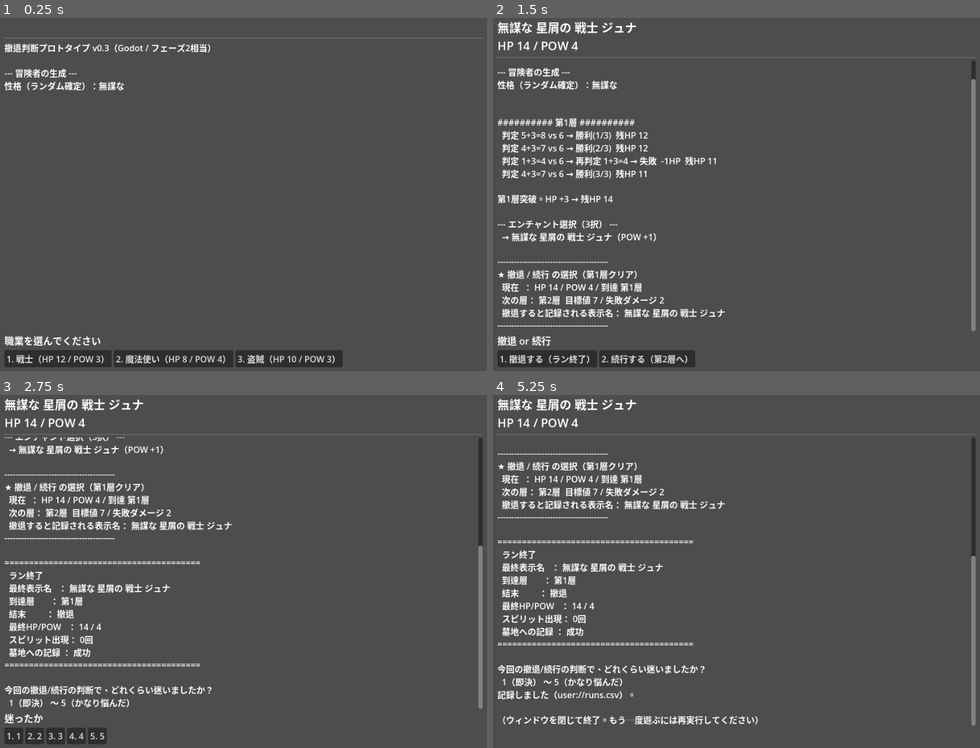
Above: before the commit, frames 1-4 (two rows, left to right).
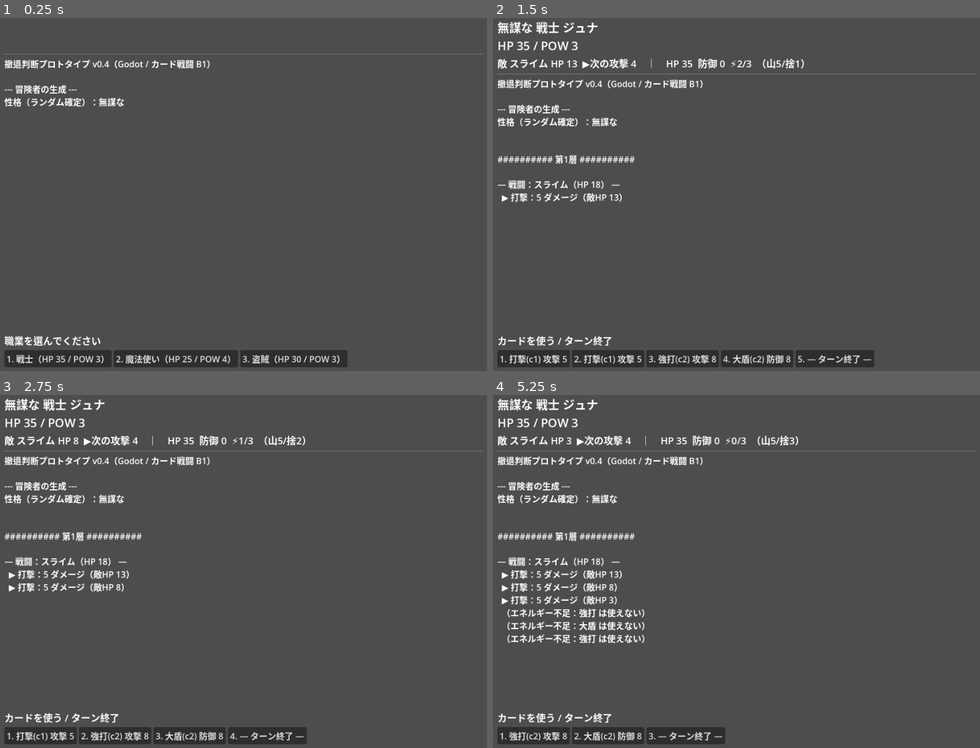
Above: after the commit, the same moments.

Repository: bakery48/rogue-lite
Game: Godot game, scene res://Main.tscn
Two runs of this game, one before a commit and one after it. Both use one fixed random seed, a clock stepped at 60 frames per second and the inputs below.
Inputs (mouse positions are in pixels of both pictures, inside the frame that each line leads up to):
- Up to frame 1 (0.25 s): no input
- Up to frame 2 (1.5 s): click (551, 356) at 0.5 s, where only the run before the commit has a clickable "1. 戦士（HP 12 / POW 3）"; click (541, 356) at 1.25 s, where only the run before the commit has a clickable "1. 星屑の（POW +1）"
- Up to frame 3 (2.75 s): click (38, 733) at 2 s, where only the run after the commit has a clickable "1. 打撃(c1) 攻撃 5"
- Up to frame 4 (5.25 s): click (507, 737) at 2.75 s, where only the run before the commit has a clickable "1. 1"; click (531, 733) at 3.5 s, where only the run after the commit has a clickable "1. 強打(c2) 攻撃 8"; click (609, 733) at 4.25 s, where only the run after the commit has a clickable "2. 大盾(c2) 防御 8"; click (531, 733) at 5 s, where only the run after the commit has a clickable "1. 強打(c2) 攻撃 8"

The runs differ from the first frame. In frame 1, 2.7% of the frame differs, in the area x 0-100%, y 5-99%; in frame 2, 10%; in frame 3, 11%; in frame 4, 12%, in the area x 0-100%, y 1-99%.

Commit message:
戦闘B1: Godot本編の戦闘をカード制に置き換え
- config.gd: カード/初期デッキ/エネルギー/手札/層ごとの敵を追加、HPをカード用に調整。
  ダイス時代の定数(LAYERS/DICE_SIDES/BATTLES_PER_LAYER)は撤去
- main.gd: resolve_layer をカード戦闘に全面置換
  - 毎ターン 手札5/エネルギー3、山札→捨札→再シャッフル
  - 攻撃(POW+値)/防御/ドロー、防御で被弾軽減しターンでリセット
  - 敵はHP＋攻撃予告(ターン巡回)。敵撃破で層突破、HP0で全滅
  - 戦闘状態を画面上部に常時表示(combat_label)
  - 撤退画面は次の層の「敵HP/最大攻撃」を提示
- 層/撤退/墓地/CSV/エンチャント/スピリットは従来どおり接続
- Godot 4.3 headless で全パス(戦闘/撤退/全滅/記録)を確認

分岐マップ・パッシブ・職業別デッキ・スピリットのカード化はB2以降。

Co-Authored-By: Claude Opus 4.8 <noreply@anthropic.com>
Claude-Session: https://claude.ai/code/session_0147rnBqQBugQv7SX3oL6rSs

Diff:
--- a/godot/config.gd
+++ b/godot/config.gd
@@ -1,56 +1,70 @@
 # 数値・定義の集約ファイル（Godot版）。
 #
-# Python版 config.py と同じ内容。バランス調整はこのファイルだけを編集する。
-# 性格・エンチャント・職業・人名は、配列に1行足すだけで追加できる。
+# バランス調整はこのファイルだけを編集する。
+# 性格・エンチャント・職業・カード・敵は、配列/辞書に1行足すだけで追加できる。
 extends RefCounted
 
 # ---- 基本パラメータ ----
-const INITIAL_HP := 10            # 冒険者の基準HP
-const INITIAL_POW := 3            # 冒険者の基準POW
+const INITIAL_HP := 30            # 冒険者の基準HP（カード戦闘用に大きめ）
+const INITIAL_POW := 3            # 冒険者の基準POW（攻撃カードの基礎値）
 
-const BATTLES_PER_LAYER := 3      # 各層で必要な勝利数
-const HP_RECOVER_PER_LAYER := 3   # 層クリアごとのHP回復量
+const HP_RECOVER_PER_LAYER := 5   # 層クリアごとのHP回復量
 const MAX_LAYER := 5              # 最終層。ここをクリアするとラン終了
 
-const DICE_SIDES := 6             # 戦闘判定に使うダイスの面数(1d6)
+# ---- カード戦闘 ----
+const ENERGY_PER_TURN := 3        # 毎ターンのエネルギー
+const HAND_SIZE := 5              # 毎ターン引く手札の枚数
 
-const DEFAULT_ENCHANT_CHOICES := 3  # エンチャント選択肢数の既定値
+# カード定義。
+#   type "attack" … ダメージ = POW + value
+#   type "block"  … 防御 = value
+#   type "draw"   … value 枚引く
+const CARDS := {
+	"打撃": {"cost": 1, "type": "attack", "value": 2},
+	"強打": {"cost": 2, "type": "attack", "value": 5},
+	"守り": {"cost": 1, "type": "block",  "value": 4},
+	"大盾": {"cost": 2, "type": "block",  "value": 8},
+	"疾風": {"cost": 0, "type": "draw",   "value": 1},
+}
+
+# 初期デッキ（B1では職業共通の汎用デッキ。職業別はB4で）
+const STARTING_DECK := [
+	"打撃", "打撃", "打撃", "打撃",
+	"強打",
+	"守り", "守り", "守り",
+	"大盾",
+	"疾風",
+]
+
+# 層ごとの敵。hp と attacks（毎ターンの攻撃をターン順に巡回）。
+const LAYER_ENEMIES := {
+	1: {"name": "スライム",   "hp": 18, "attacks": [4, 5, 4]},
+	2: {"name": "ゴブリン",   "hp": 26, "attacks": [5, 6, 5, 8]},
+	3: {"name": "オーガ",     "hp": 34, "attacks": [6, 8, 6, 10]},
+	4: {"name": "ワイバーン", "hp": 46, "attacks": [8, 9, 11, 9]},
+	5: {"name": "層の主",     "hp": 60, "attacks": [9, 11, 13, 11, 16]},
+}
 
 # ---- スピリット（墓地の再出現） ----
 const SPIRIT_APPEAR_RATE := 0.40  # その層の墓地から1体選び、出現する確率
-const SPIRIT_POW_BONUS := 1       # 出現時のPOW上昇（そのラン中永続）
+const SPIRIT_POW_BONUS := 1       # 出現時のPOW上昇（そのラン中永続。B5でカード化予定）
 
 # ---- 永続化ファイル（user:// 以下に保存） ----
-const GRAVEYARD_FILE := "graveyard.json"  # 墓地（層ごとにスピリットを保持）
-const RUNS_CSV_FILE := "runs.csv"         # 1ラン1行の記録
-
-# ---- 層ごとの数値 ----
-# キーは層番号(1始まり)。target=目標値, fail_damage=失敗時ダメージ。
-const LAYERS := {
-	1: {"target": 6,  "fail_damage": 1},
-	2: {"target": 7,  "fail_damage": 2},
-	3: {"target": 9,  "fail_damage": 3},
-	4: {"target": 10, "fail_damage": 4},
-	5: {"target": 12, "fail_damage": 5},
-}
+const GRAVEYARD_FILE := "graveyard.json"
+const RUNS_CSV_FILE := "runs.csv"
 
 # ---- 職業 ----
-# 基準HP/POWからの配分差(mod)だけを持つ。1行足せば追加できる。
+# 基準HP/POWからの配分差(mod)。職業別デッキ/能力はB4で追加予定。
 const JOBS := [
-	{"name": "戦士",     "hp_mod": 2,  "pow_mod": 0},   # HP12 / POW3
-	{"name": "魔法使い", "hp_mod": -2, "pow_mod": 1},   # HP8  / POW4
-	{"name": "盗賊",     "hp_mod": 0,  "pow_mod": 0},   # HP10 / POW3
+	{"name": "戦士",     "hp_mod": 5,  "pow_mod": 0},   # HP35 / POW3
+	{"name": "魔法使い", "hp_mod": -5, "pow_mod": 1},   # HP25 / POW4
+	{"name": "盗賊",     "hp_mod": 0,  "pow_mod": 0},   # HP30 / POW3
 ]
 
 # ---- 性格 ----
-# 必ずメリット/デメリットを対で持たせる。1行足せば追加できる。
-#   name                  : 表示上の形容詞
-#   hp_bonus / pow_bonus  : 初期HP/POW補正
-#   enchant_choices       : エンチャント選択肢数
-#   pow_gain_interval     : POW上昇の間隔(層)。2なら「2層に1回」だけ上がる
-#   fail_damage_bonus     : 戦闘失敗時ダメージへの補正
-#   reroll_on_fail        : 失敗しても1回だけ再判定するか
-#   retreat_needs_half_hp : 撤退記録にHP半分以上が必要か
+# メリット/デメリットを対で持たせる。
+#   ※ fail_damage_bonus / reroll_on_fail はダイス時代の名残で、カード戦闘では現在未使用。
+#     カード用の効果はB以降で貼り替える。
 const PERSONALITIES := [
 	{"name": "シャイな",       "hp_bonus": 0, "pow_bonus": 1,
 	 "enchant_choices": 2, "pow_gain_interval": 1,
@@ -60,7 +74,7 @@
 	 "enchant_choices": 4, "pow_gain_interval": 1,
 	 "fail_damage_bonus": 1, "reroll_on_fail": false,
 	 "retreat_needs_half_hp": false},
-	{"name": "慎重な",         "hp_bonus": 3, "pow_bonus": 0,
+	{"name": "慎重な",         "hp_bonus": 8, "pow_bonus": 0,
 	 "enchant_choices": 3, "pow_gain_interval": 2,
 	 "fail_damage_bonus": 0, "reroll_on_fail": false,
 	 "retreat_needs_half_hp": false},
@@ -71,7 +85,7 @@
 ]
 
 # ---- エンチャント ----
-# 形容詞の付け替え(改名の手触り)を見るのが目的。効果は全てPOW +1。
+# 形容詞の付け替え(改名)を見るのが目的。今はPOW +1。B3でパッシブ効果に発展。
 const ENCHANTMENTS := [
 	{"adjective": "火炎の", "pow": 1},
 	{"adjective": "静寂の", "pow": 1},
--- a/godot/main.gd
+++ b/godot/main.gd
@@ -14,6 +14,7 @@
 
 # --- UI ノード ---
 var header_label: Label
+var combat_label: Label
 var log_label: RichTextLabel
 var prompt_label: Label
 var choice_box: HBoxContainer
@@ -39,7 +40,7 @@
 
 	graveyard = _load_graveyard()
 
-	log_line("撤退判断プロトタイプ v0.3（Godot / フェーズ2相当）")
+	log_line("撤退判断プロトタイプ v0.4（Godot / カード戦闘 B1）")
 	await run_game()
 
 
@@ -63,6 +64,11 @@
 	header_label = Label.new()
 	header_label.add_theme_font_size_override("font_size", 22)
 	vbox.add_child(header_label)
+
+	# 戦闘中の敵/自分の状態（戦闘外では空）
+	combat_label = Label.new()
+	combat_label.add_theme_font_size_override("font_size", 18)
+	vbox.add_child(combat_label)
 
 	vbox.add_child(HSeparator.new())
 
@@ -144,45 +150,122 @@
 		"hp": max_hp,
 		"max_hp": max_hp,
 		"pow": Cfg.INITIAL_POW + job.pow_mod + personality.pow_bonus,
+		"deck": Cfg.STARTING_DECK.duplicate(),  # ランを通して持つデッキ（B1は職業共通）
 	}
 
 
 # ---------------------------------------------------------------------------
-# 戦闘解決
+# 戦闘解決（カード制）
 # ---------------------------------------------------------------------------
 
 func resolve_layer(adv: Dictionary, layer_num: int) -> bool:
-	# 戻り値: 全滅したら false、層を突破したら true。
-	var layer = Cfg.LAYERS[layer_num]
-	var target = layer.target
-	var fail_damage = layer.fail_damage + adv.personality.fail_damage_bonus
-	var reroll = adv.personality.reroll_on_fail
-
-	var wins := 0
-	while wins < Cfg.BATTLES_PER_LAYER:
-		var roll = randi_range(1, Cfg.DICE_SIDES)
-		var total = roll + adv.pow
-		var detail = "判定 %d+%d=%d vs %d" % [roll, adv.pow, total, target]
-		var success = total >= target
-
-		# 無謀な：失敗しても1回だけ再判定
-		if not success and reroll:
-			var r2 = randi_range(1, Cfg.DICE_SIDES)
-			var t2 = r2 + adv.pow
-			detail += " → 再判定 %d+%d=%d" % [r2, adv.pow, t2]
-			if t2 >= target:
-				success = true
-
-		if success:
-			wins += 1
-			log_line("  %s → 勝利(%d/%d)  残HP %d" % [
-				detail, wins, Cfg.BATTLES_PER_LAYER, adv.hp])
-		else:
-			adv.hp -= fail_damage
-			log_line("  %s → 失敗  -%dHP  残HP %d" % [detail, fail_damage, adv.hp])
-			if adv.hp <= 0:
-				return false
-	return true
+	# 1層＝1戦闘（B1）。戻り値: 全滅したら false、敵を倒したら true。
+	var edef = Cfg.LAYER_ENEMIES[layer_num]
+	var enemy = {"name": edef.name, "hp": edef.hp, "attacks": edef.attacks, "turn": 0}
+
+	# 戦闘中だけ使う一時状態
+	var draw_pile: Array = adv.deck.duplicate()
+	draw_pile.shuffle()
+	var hand: Array = []
+	var discard: Array = []
+	var block := 0
+	var energy := 0
+
+	log_line("\n― 戦闘：%s（HP %d） ―" % [enemy.name, enemy.hp])
+
+	while true:
+		# ターン開始：防御リセット、エネルギー回復、手札を引く
+		block = 0
+		energy = Cfg.ENERGY_PER_TURN
+		_draw_cards(draw_pile, hand, discard, Cfg.HAND_SIZE - hand.size())
+
+		# プレイヤーのターン
+		while true:
+			_update_combat_status(adv, enemy, block, energy, draw_pile, discard)
+			var labels := []
+			for card_name in hand:
+				labels.append(_card_label(adv, card_name))
+			labels.append("― ターン終了 ―")
+			var idx = await present_choices("カードを使う / ターン終了", labels)
+
+			if idx == hand.size():
+				break  # ターン終了
+
+			var cn: String = hand[idx]
+			var c = Cfg.CARDS[cn]
+			if c.cost > energy:
+				log_line("  （エネルギー不足：%s は使えない）" % cn)
+				continue
+			energy -= c.cost
+			hand.remove_at(idx)
+			match c.type:
+				"attack":
+					var dmg = adv.pow + c.value
+					enemy.hp -= dmg
+					log_line("  ▶ %s：%d ダメージ（敵HP %d）" % [cn, dmg, max(enemy.hp, 0)])
+				"block":
+					block += c.value
+					log_line("  ▶ %s：防御 +%d（防御 %d）" % [cn, c.value, block])
+				"draw":
+					var got = _draw_cards(draw_pile, hand, discard, c.value)
+					log_line("  ▶ %s：%d枚引いた" % [cn, got])
+			discard.append(cn)
+			if enemy.hp <= 0:
+				log_line("  ★ %s を倒した！" % enemy.name)
+				combat_label.text = ""
+				return true
+
+		# ターン終了：手札を捨てて敵の攻撃
+		discard.append_array(hand)
+		hand.clear()
+		var atk = enemy.attacks[enemy.turn % enemy.attacks.size()]
+		var dmg = max(0, atk - block)
+		adv.hp -= dmg
+		log_line("  ◆ %sの攻撃 %d（防御%dで軽減）→ %d ダメージ  残HP %d" % [
+			enemy.name, atk, block, dmg, adv.hp])
+		enemy.turn += 1
+		update_header(adv)
+		if adv.hp <= 0:
+			combat_label.text = ""
+			return false
+	return false  # 到達しない（while true）。型解決のための保険。
+
+
+func _draw_cards(draw_pile: Array, hand: Array, discard: Array, n: int) -> int:
+	# 山札から n 枚 hand へ。尽きたら捨札を再シャッフルして山札に戻す。
+	var got := 0
+	for _i in range(n):
+		if draw_pile.is_empty():
+			if discard.is_empty():
+				break
+			draw_pile.append_array(discard)
+			discard.clear()
+			draw_pile.shuffle()
+		hand.append(draw_pile.pop_back())
+		got += 1
+	return got
+
+
+func _card_label(adv: Dictionary, card_name: String) -> String:
+	var c = Cfg.CARDS[card_name]
+	var desc := ""
+	match c.type:
+		"attack":
+			desc = "攻撃 %d" % (adv.pow + c.value)
+		"block":
+			desc = "防御 %d" % c.value
+		"draw":
+			desc = "%d枚引く" % c.value
+	return "%s(c%d) %s" % [card_name, c.cost, desc]
+
+
+func _update_combat_status(adv: Dictionary, enemy: Dictionary,
+		block: int, energy: int, draw_pile: Array, discard: Array) -> void:
+	var intent = enemy.attacks[enemy.turn % enemy.attacks.size()]
+	combat_label.text = "敵 %s HP %d  ▶次の攻撃 %d    ｜    HP %d  防御 %d  ⚡%d/%d  （山%d/捨%d）" % [
+		enemy.name, max(enemy.hp, 0), intent,
+		adv.hp, block, energy, Cfg.ENERGY_PER_TURN,
+		draw_pile.size(), discard.size()]
 
 
 # ---------------------------------------------------------------------------
@@ -220,13 +303,13 @@
 func ask_retreat(adv: Dictionary, current_layer: int) -> bool:
 	# 戻り値: 撤退なら true、続行なら false。
 	var next_layer = current_layer + 1
-	var nxt = Cfg.LAYERS[next_layer]
+	var nxt = Cfg.LAYER_ENEMIES[next_layer]
 
 	log_line("\n" + "-".repeat(40))
 	log_line("★ 撤退 / 続行 の選択（第%d層クリア）" % current_layer)
 	log_line("  現在  ： HP %d / POW %d / 到達 第%d層" % [adv.hp, adv.pow, current_layer])
-	log_line("  次の層： 第%d層  目標値 %d / 失敗ダメージ %d" % [
-		next_layer, nxt.target, nxt.fail_damage + adv.personality.fail_damage_bonus])
+	log_line("  次の層： 第%d層  敵 %s（HP %d / 攻撃 最大%d）" % [
+		next_layer, nxt.name, nxt.hp, nxt.attacks.max()])
 	log_line("  撤退すると記録される表示名： %s" % display_name(adv))
 	log_line("-".repeat(40))
 
@@ -285,8 +368,8 @@
 		if try_spirit_appearance(adv, layer_num):
 			spirit_appearances += 1
 
-		# b. 戦闘を解決
-		var survived = resolve_layer(adv, layer_num)
+		# b. 戦闘を解決（カード制）
+		var survived = await resolve_layer(adv, layer_num)
 		update_header(adv)
 		if not survived:
 			ending = "death"
